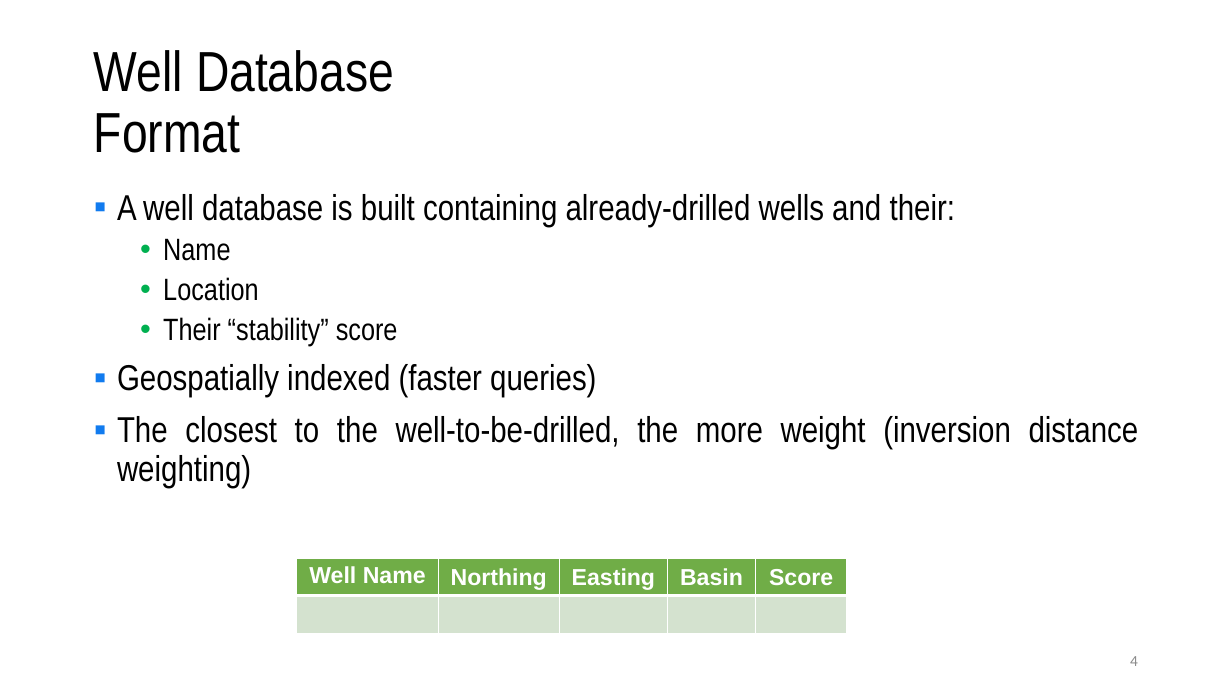
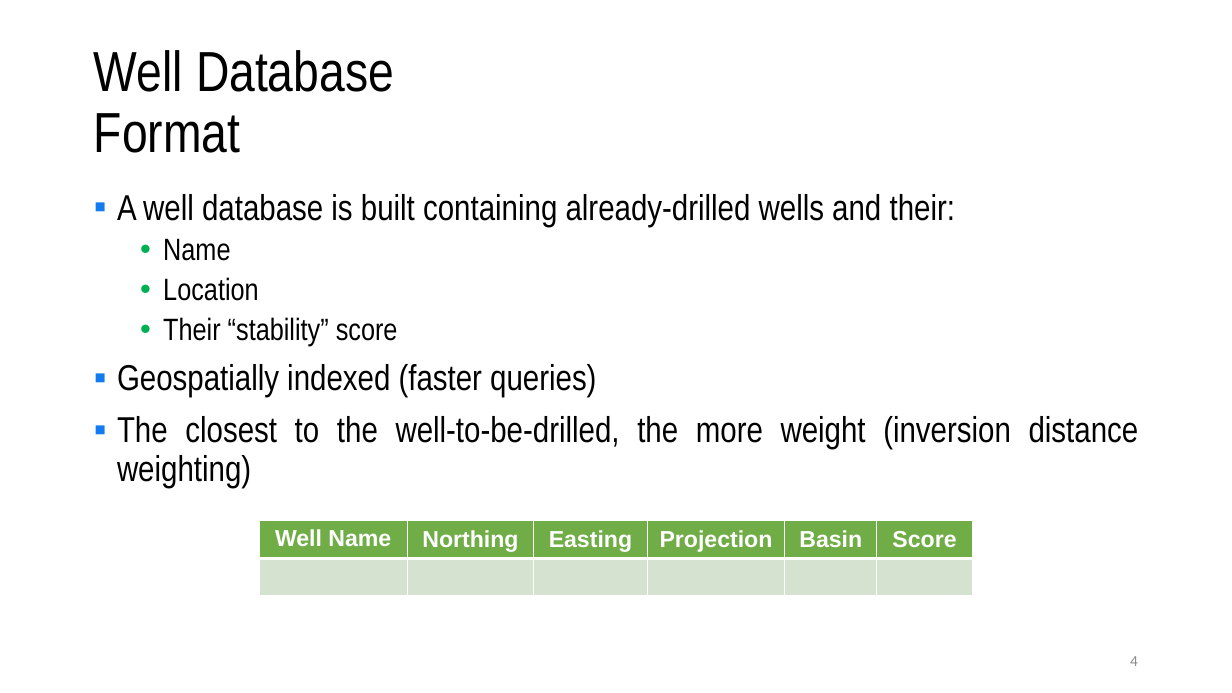
Before and after one commit to frenchie63/Proof_of_Concept, a slide deck: slide 4 of Presentation/Proof_of_concept.pptx. Drawn at 1232x693 pixels with LibreOffice and Linux fonts; fonts in the diff are those of the drawing; background and template pictures are left out. Boxes give left, top, right and bottom in pixels: in the first picture for what was removed or moved away, otherwise in the second. Text is boxed around its words. In the diff, an @@ line names an element or a change of style, - is before the commit and + after.

Commit message:
Updated presentation and code, added projection

```diff
--- a/Presentation/Proof_of_concept.pptx
+++ b/Presentation/Proof_of_concept.pptx
@@ table at (260, 521, 973, 596) @@
+column 4: Projection | 
@@ table: place and size @@
-table at (297, 558, 847, 633)
+table at (260, 521, 973, 596)
```
Also in this commit, not shown: 2 other slides changed, 1 slide added, 17 other files.
